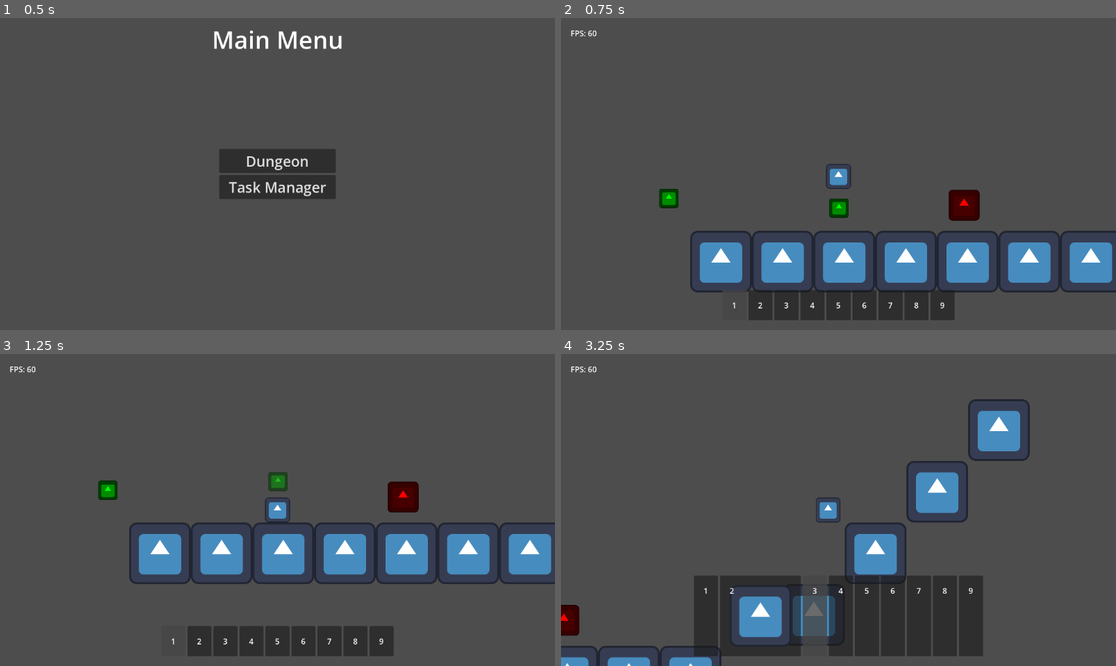
Above: before the commit, frames 1-4 (two rows, left to right).
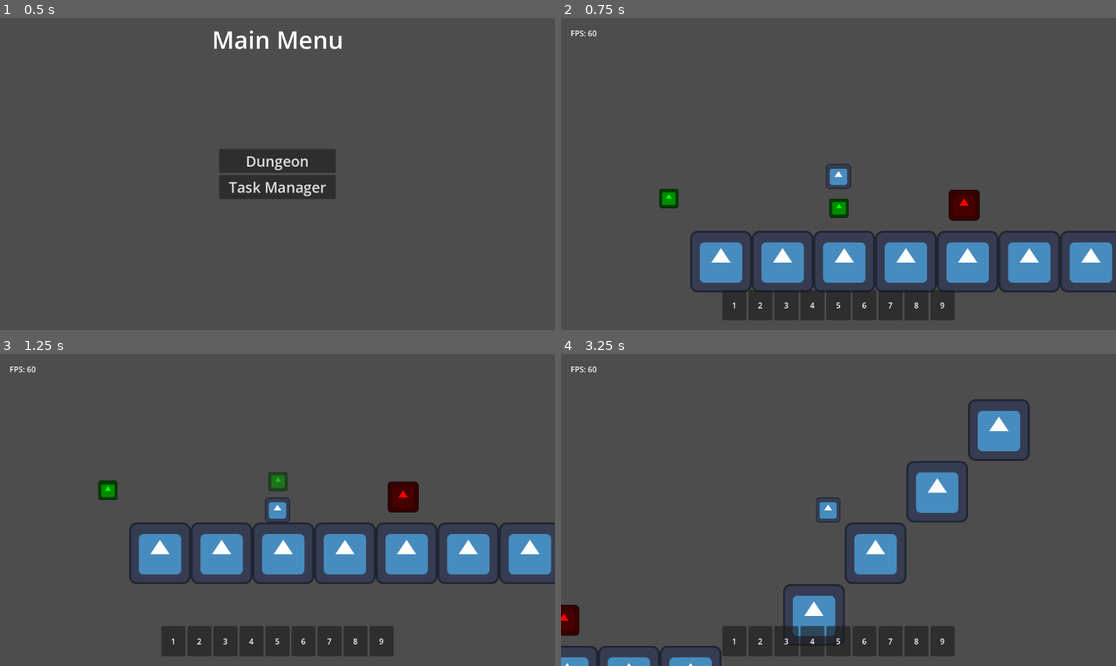
Above: after the commit, the same moments.

Repository: TheHumanMRP/RPG-Life-Tracker
Game: Godot game, scene res://Folders/Systems/Main/Scenes/main_scene.tscn
Same seed, same stepped clock (60 frames per second), same inputs: the game is played once before the commit and once after it. The engine's default icon, where the game draws it, is replaced by a stand-in: a white triangle on a blue panel in a dark square.
Inputs (mouse positions are in pixels of both pictures, inside the frame that each line leads up to):
- Up to frame 1 (0.5 s): no input
- Up to frame 2 (0.75 s): click "Dungeon" at 0.5 s
- Up to frame 3 (1.25 s): no input
- Up to frame 4 (3.25 s): move the mouse to (733, 641) at 1.27 s; hold D (move_right) 1.28-2.78 s; tap T (add_test_sword) at 1.35, 2.85 s; click (733, 641) at 1.42 s; tap Space (jump) at 1.52, 2.27 s; move the mouse to (760, 641) at 2.02 s; tap E (equip_item) at 2.1 s; click (760, 641) at 2.17 s; move the mouse to (788, 641) at 2.77 s; hold A (move_left) from 2.78 s (still down); click (788, 641) at 2.92 s

Frame 1 is identical in both runs. In frame 2, 0.4% of the frame differs, in the area x 29-34%, y 87-97%; in frame 3, 0.4%; in frame 4, 9.2%, in the area x 24-76%, y 71-97%.
Error after the commit: Parse Error: Function "get_all_tasks()" not found in base self. (res://Folders/Systems/Task-Manager/Backend/task_manager_backend.gd:19)

Commit message:
Auto commit at 2026-09-07 23:38:52

Diff:
--- a/Folders/Systems/Globals/info_getter.gd
+++ b/Folders/Systems/Globals/info_getter.gd
@@ -26,13 +26,8 @@
 # Hotbar
 # ============================================================================
 
-# Returns the array representing the hotbar slots.
-func get_hotbar() -> Array[int]:
-	return Global.save_data.hotbar_save_data.hotbar_slots
-
-# Returns the currently selected hotbar slot index.
-func get_selected_hotbar_index() -> int:
-	return Global.save_data.hotbar_save_data.selected_hotbar_slot_index
+func get_save_data() -> TasksSaveData:
+	return Global.save_data.tasks_save_data
 
 # ============================================================================
 # Task Manager
--- a/Folders/Systems/Task-Manager/Backend/task_manager_backend.gd
+++ b/Folders/Systems/Task-Manager/Backend/task_manager_backend.gd
@@ -1,7 +1,7 @@
 class_name TaskManagerBackend
 extends RefCounted
 
-func get_all_tasks() -> Array[Task]:
+func get_save_data() -> Array[Task]:
 	return InfoGetter.get_all_tasks()
 
 func get_max_task_id() -> int:
